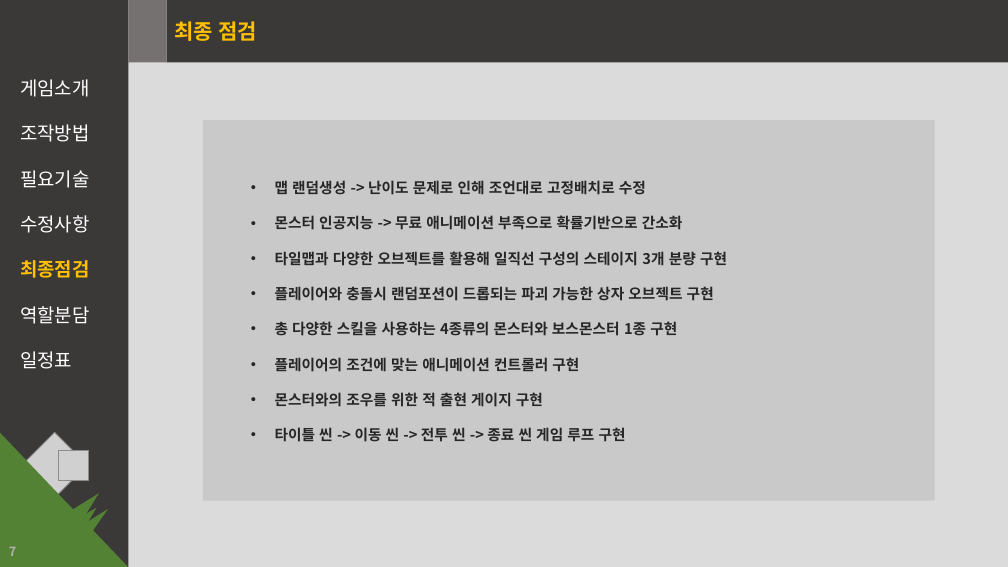
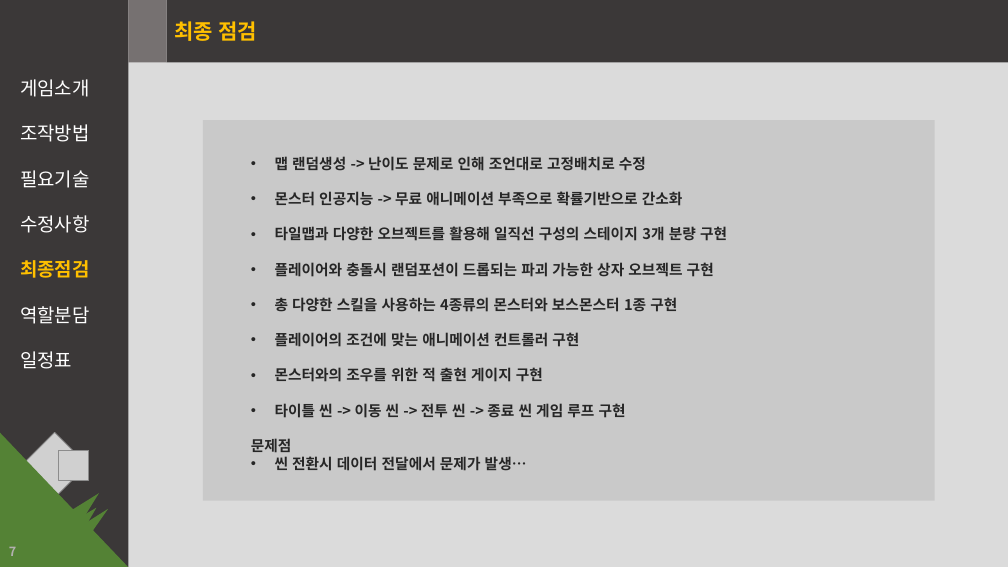
Before and after one commit to zx07252000/Game_Engine_Unity, a slide deck: slide 7 of 게임엔진1_팀프로젝트_계획발표_7조_3차.pptx. Drawn at 1008x567 pixels with LibreOffice and Linux fonts; fonts in the diff are those of the drawing; grey boxes stand for pictures. Boxes give left, top, right and bottom in pixels: in the first picture for what was removed or moved away, otherwise in the second. Text is boxed around its words. In the diff, an @@ line names an element or a change of style, - is before the commit and + after.

```diff
--- a/게임엔진1_팀프로젝트_계획발표_7조_3차.pptx
+++ b/게임엔진1_팀프로젝트_계획발표_7조_3차.pptx
@@ text "맵 랜덤생성 -> 난이도 문제로 ...": place and size @@
-text "맵 랜덤생성 -> 난이도 문제로 ..." at (275,180,727,442)
+text "맵 랜덤생성 -> 난이도 문제로 ..." at (251,156,727,471)
@@ text at (275,156,727,418): text colour #262626 to #D0D0D0 @@
@@ text at (251,439,527,471): paragraphs added @@
+문제점
+• 씬 전환시 데이터 전달에서 문제가 발생…
```
Also in this commit, not shown: 8 other slides changed.
